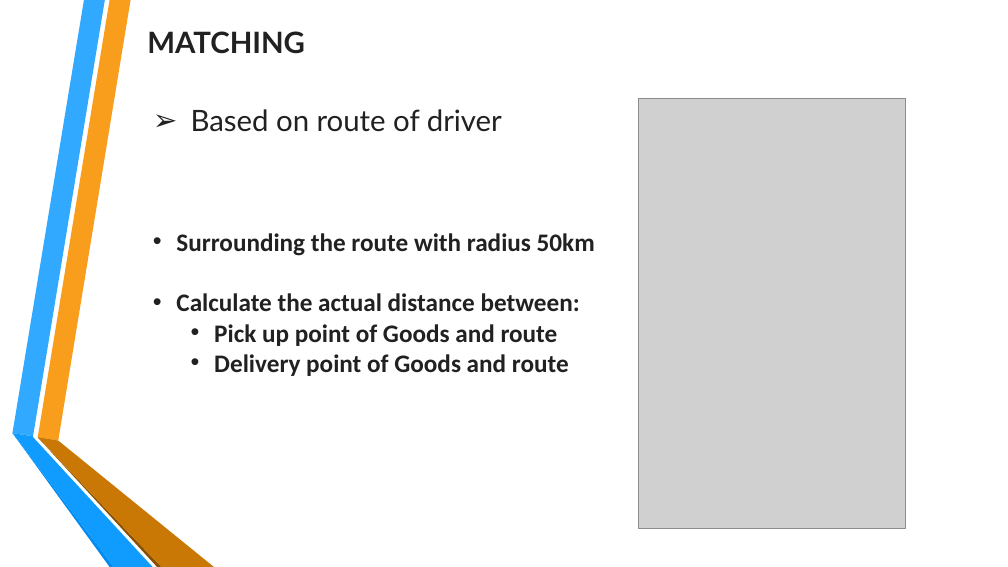
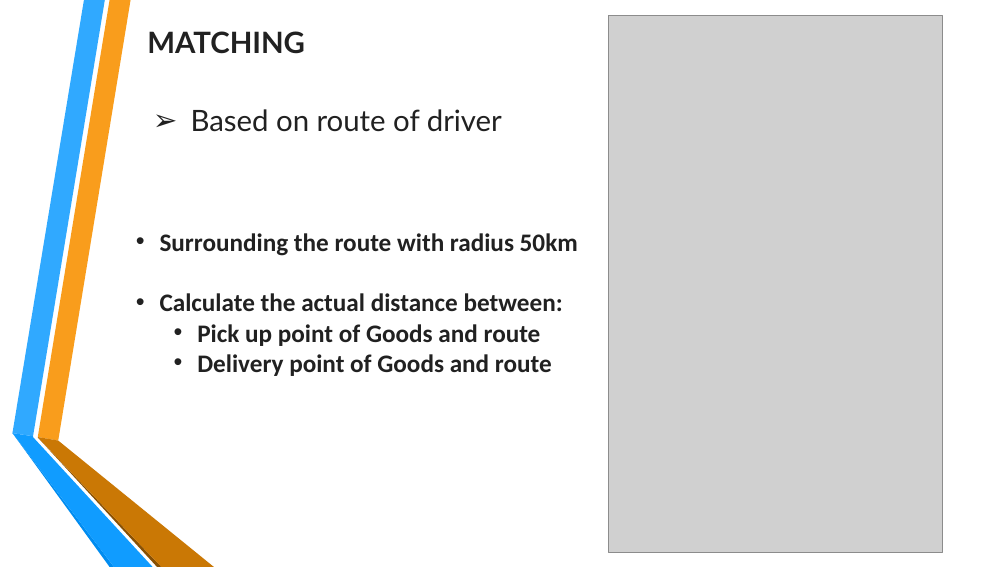
Before and after one commit to buiduchuy/freight-truck-services, a slide deck: slide 15 of Temp/HuyBD/FTS Presentation/FTS.pptx. Drawn at 1008x567 pixels with LibreOffice and Linux fonts; fonts in the diff are those of the drawing; grey boxes stand for pictures; background and template pictures are left out. Boxes give left, top, right and bottom in pixels: in the first picture for what was removed or moved away, otherwise in the second. Text is boxed around its words. In the diff, an @@ line names an element or a change of style, - is before the commit and + after.

```diff
--- a/Temp/HuyBD/FTS Presentation/FTS.pptx
+++ b/Temp/HuyBD/FTS Presentation/FTS.pptx
@@ picture: place and size @@
-picture at <box>638,98,906,528</box>
+picture at <box>608,16,942,553</box>
@@ text "Surrounding the route with radius ...": place and size @@
-text "Surrounding the route with radius ..." at <box>176,233,595,376</box>
+text "Surrounding the route with radius ..." at <box>160,233,578,376</box>
```
Also in this commit, not shown: 3 other slides changed, 4 slides added, 1 slide removed, 26 other files.
